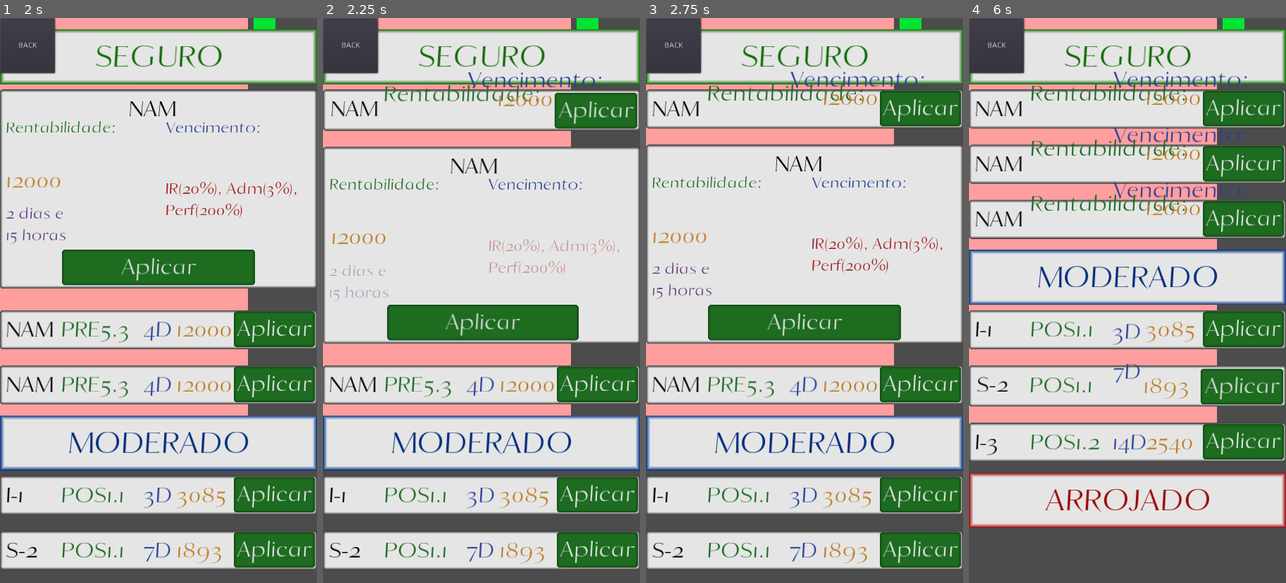
Above: before the commit, frames 1-4 (left to right).
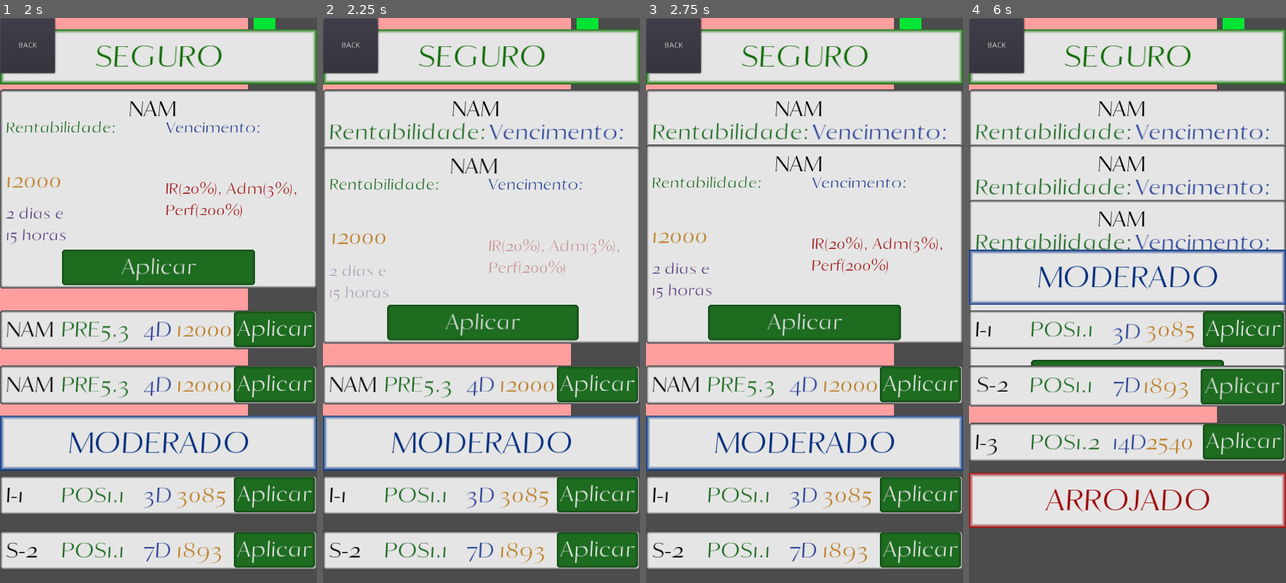
Above: after the commit, the same moments.

Repository: AndreMoukarzel/Grana-Preta
Game: Godot game, scene res://broker/Broker.tscn
Two runs of this game, one before a commit and one after it. Both use one fixed random seed, a clock stepped at 60 frames per second and the inputs below. This scene is started directly instead of the project's main scene.
Inputs:
- Up to frame 1 (2 s): click "Investir" at 0.5 s; click "NAM" at 1.25 s
- Up to frame 2 (2.25 s): click "NAM" at 2 s
- Up to frame 3 (2.75 s): no input
- Up to frame 4 (6 s): click "NAM" at 2.75 s; click "I-1" at 3.5 s; click "Inflation - 1" at 4.25 s; click "S-2" at 5 s; click "Selic - 2" at 5.75 s

Frame 1 is identical in both runs. In frame 2, 6.1% of the frame differs, in the area x 0-100%, y 9-24%; in frame 3, 5.8%; in frame 4, 20%, in the area x 0-100%, y 9-67%.
Error in both runs: Invalid get index '99' (on base: 'Array'). (res://broker/bond/BondGenerator.gd:37)

Commit message:
Fix Expiration incorrect repositioning when Bond was closed

Diff:
--- a/broker/bond/Bond.gd
+++ b/broker/bond/Bond.gd
@@ -49,6 +49,7 @@
 		$Rentability.text = str("POS", rentability)
 		$Name.text = bond_name
 
+
 	$Expiration.rect_scale = Vector2(1, 1)
 	if expiration[0] > 0: # days left
 		$Expiration.text = str(expiration[0], "D")
@@ -92,7 +93,10 @@
 	$Tween.interpolate_property(self, "rect_size:y", null, 70, TWN_TIME, Tween.TRANS_QUAD, Tween.EASE_IN_OUT)
 	$Tween.interpolate_property($Name, "rect_position:x", null, 10, TWN_TIME, Tween.TRANS_QUAD, Tween.EASE_IN_OUT)
 	$Tween.interpolate_property($Rentability, "rect_position", null, Vector2(110, -20), TWN_TIME, Tween.TRANS_QUAD, Tween.EASE_IN_OUT)
-	$Tween.interpolate_property($Expiration, "rect_position", null, Vector2(260, -45), TWN_TIME, Tween.TRANS_QUAD, Tween.EASE_IN_OUT)
+	if expiration[0] > 0 and expiration[1] > 0:
+		$Tween.interpolate_property($Expiration, "rect_position", null, Vector2(260, -45), TWN_TIME, Tween.TRANS_QUAD, Tween.EASE_IN_OUT)
+	else:
+		$Tween.interpolate_property($Expiration, "rect_position", null, Vector2(260, -20), TWN_TIME, Tween.TRANS_QUAD, Tween.EASE_IN_OUT)
 	$Tween.interpolate_property($MinInvestment, "rect_position", null, Vector2(320, -20), TWN_TIME, Tween.TRANS_QUAD, Tween.EASE_IN_OUT)
 	$Tween.interpolate_property($Apply, "rect_position", null, Vector2(425, 2), TWN_TIME, Tween.TRANS_QUAD, Tween.EASE_IN_OUT)
 	$Tween.interpolate_property($Apply, "rect_size", null, Vector2(147, 64), TWN_TIME, Tween.TRANS_QUAD, Tween.EASE_IN_OUT)
